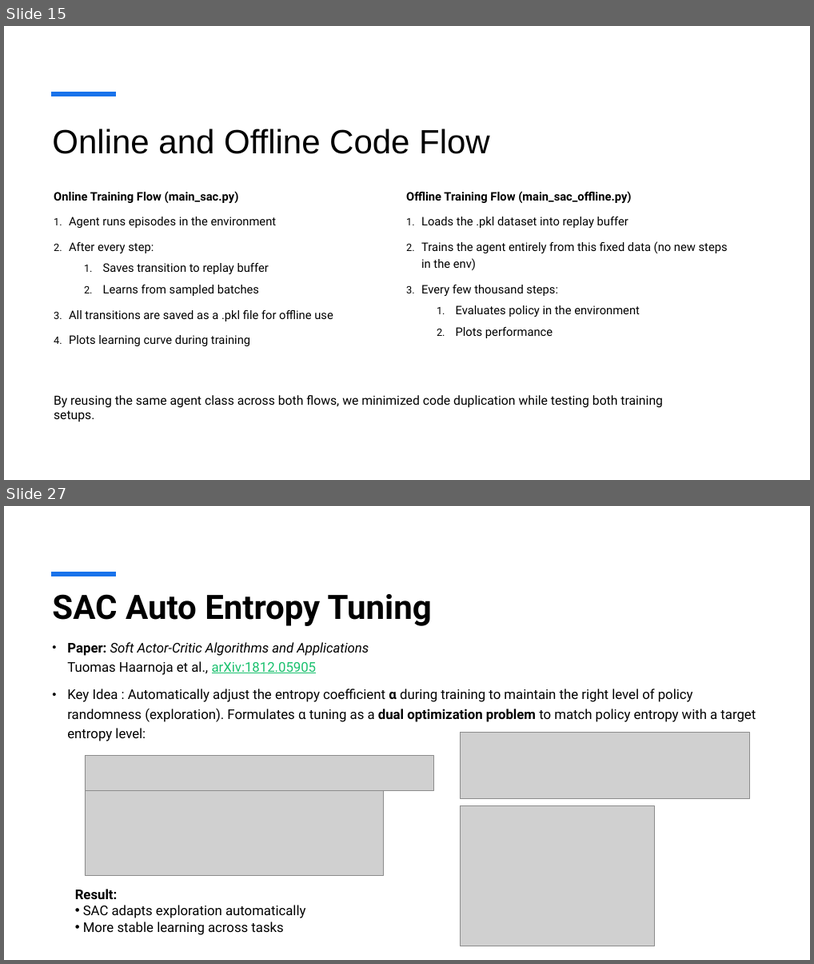
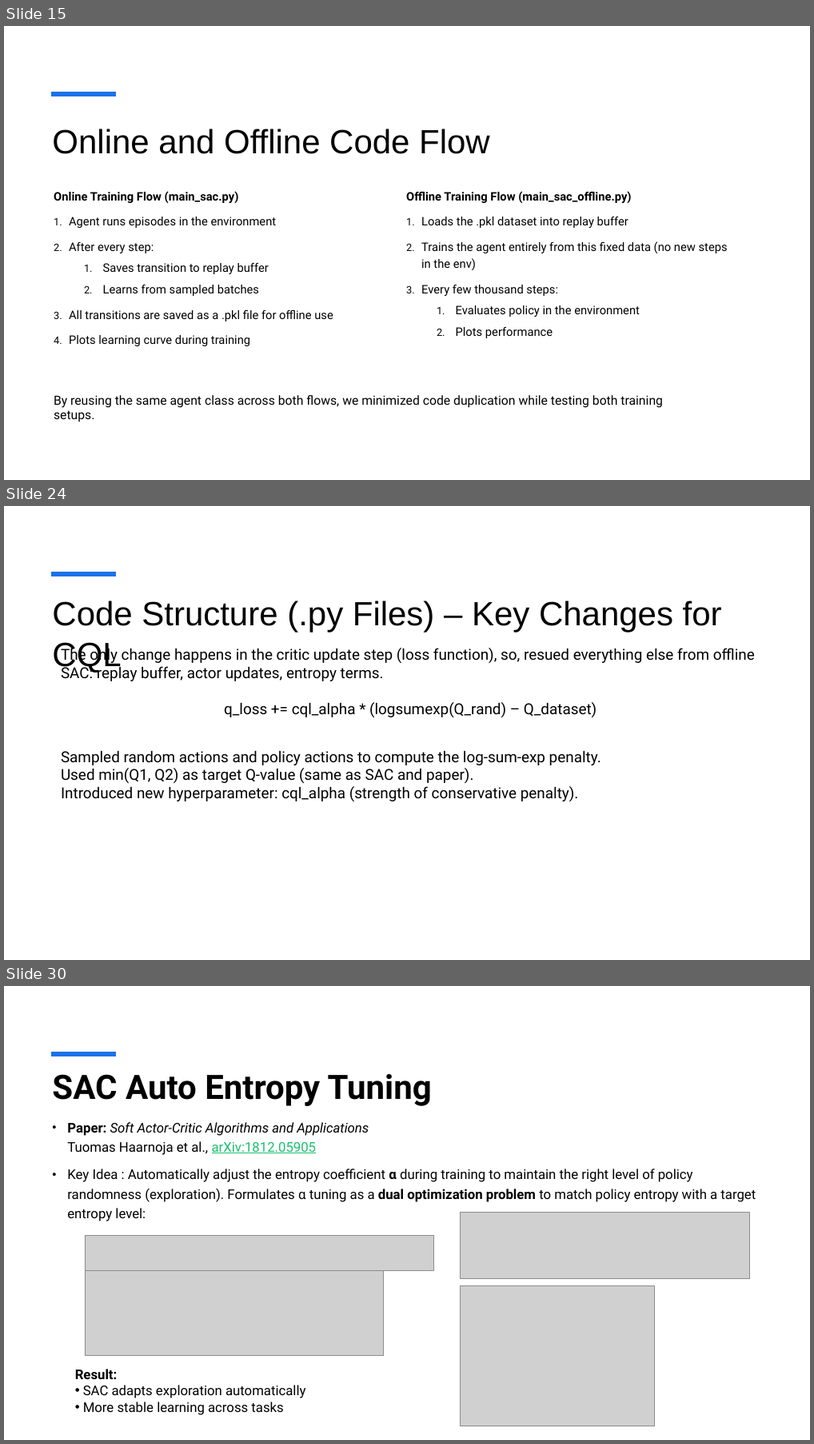
Before and after one commit to viszwak/rl-sample-efficiency, a slide deck: investigations/presentation/SAC.pptx. Shown one above the other, each under a label of ours: slides 15 and 27 before the commit, slides 15, 24 and 30 after it; the slides between them are not shown. The pictures are 814x964 and 814x1444 pixels, drawn with LibreOffice and Linux fonts; fonts in the diff are those of the drawing; grey boxes stand for pictures. Boxes give left, top, right and bottom in pixels: in the first picture for what was removed or moved away, otherwise in the second. Text is boxed around its words. In the diff, an @@ line names an element or a change of style, - is before the commit and + after.

```diff
--- a/investigations/presentation/SAC.pptx
+++ b/investigations/presentation/SAC.pptx
@@ slide 24 added at (x1=4, y1=506, x2=810, y2=960), background #FFFFFF; not listed: 1 template element that a slide beside it also shows @@
@@ title added at (x1=52, y1=600, x2=722, y2=672), 40 pt, text #000000 @@
+Code Structure (.py Files) – Key Changes for CQL
@@ text added at (x1=61, y1=646, x2=755, y2=717), 18 pt, text #000000 @@
+The only change happens in the critic update step (loss function), so, resued everything else from offline SAC: replay buffer, actor updates, entropy terms.
+q_loss += cql_alpha * (logsumexp(Q_rand) – Q_dataset)
@@ text added at (x1=61, y1=750, x2=602, y2=801), 18 pt, text #000000 @@
+Sampled random actions and policy actions to compute the log-sum-exp penalty.
+Used min(Q1, Q2) as target Q-value (same as SAC and paper).
+Introduced new hyperparameter: cql_alpha (strength of conservative penalty).
@@ what was slide 27 is now slide 30 @@
```
Also in this commit, not shown: 3 slides changed, 11 other slides added, 9 slides removed, 1 other file.
